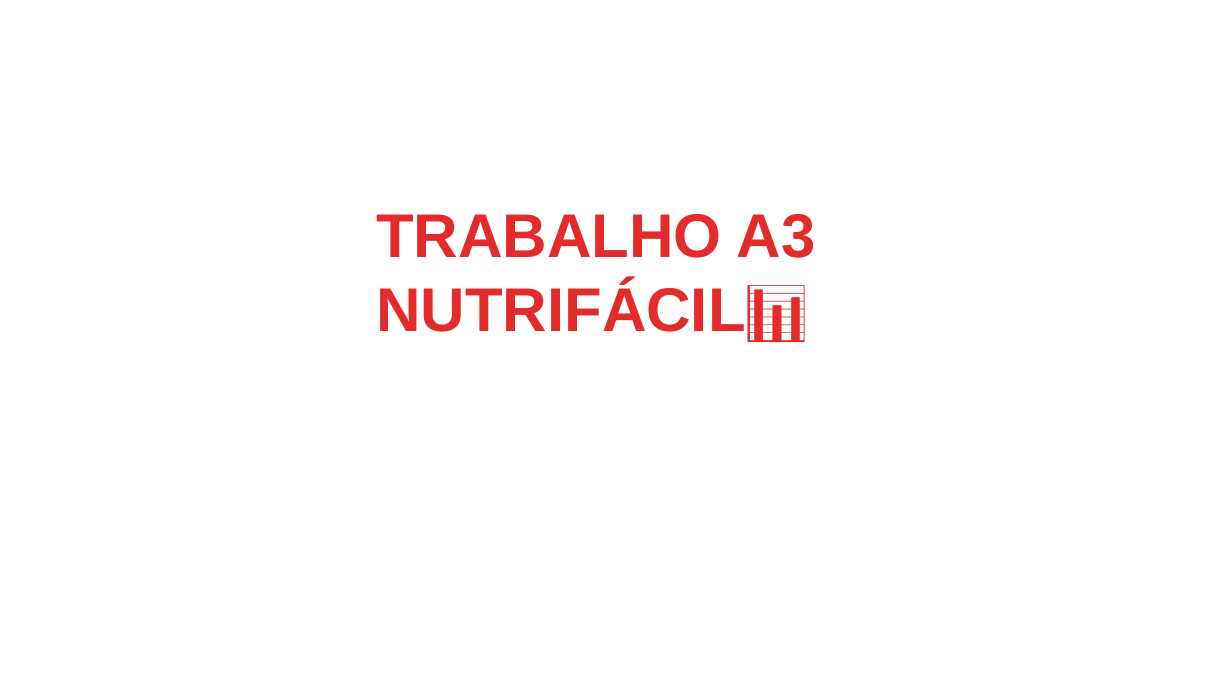
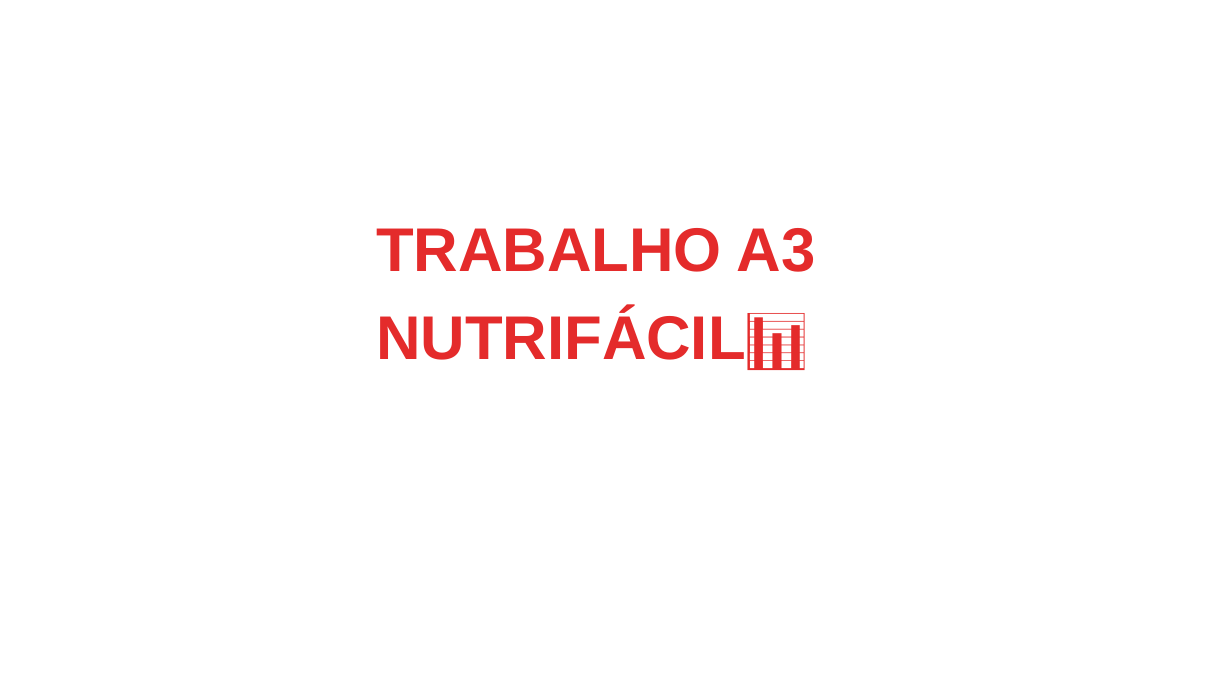
Before and after one commit to NutriFacil-A3/NutriFacil, a slide deck: slide 2 of slides/SlidesNutriFacil.pptx. Drawn at 1232x693 pixels with LibreOffice and Linux fonts; fonts in the diff are those of the drawing; background and template pictures are left out. Boxes give left, top, right and bottom in pixels: in the first picture for what was removed or moved away, otherwise in the second. Text is boxed around its words. In the diff, an @@ line names an element or a change of style, - is before the commit and + after.

```diff
--- a/slides/SlidesNutriFacil.pptx
+++ b/slides/SlidesNutriFacil.pptx
@@ text "TRABALHO A3" at <box>376,228,816,370</box>: line spacing 86.4pt to 1.2 @@
```
Also in this commit, not shown: 6 other slides changed, 4 slides added, 3 slides removed, 1 other file.
